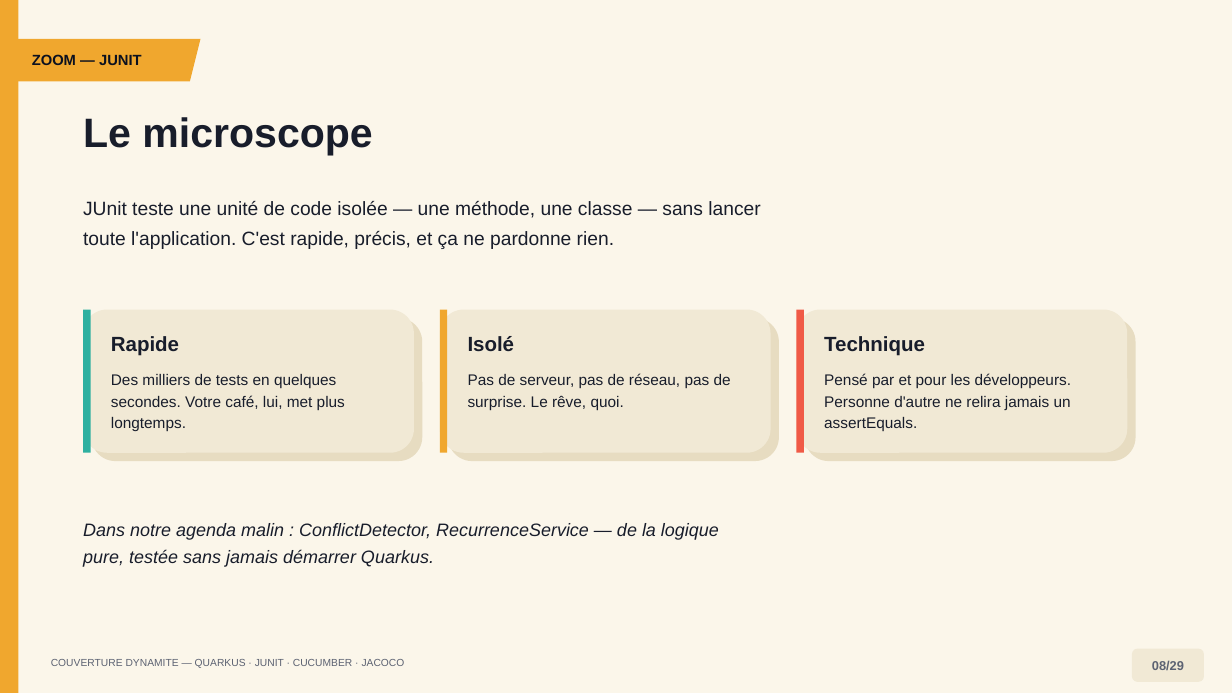
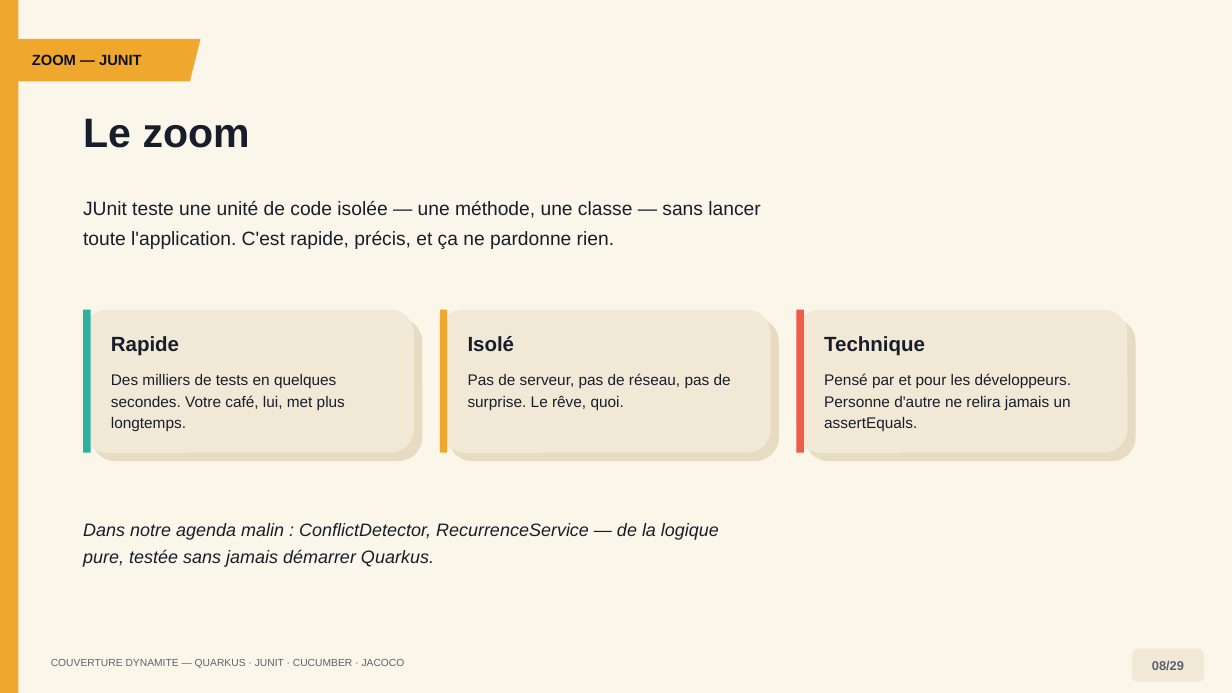
Before and after one commit to sidevconcept/couverture-junit-cucumber-jacoco, a slide deck: slide 9 of presentation/couverture-code-conference-dynamite.pptx. Drawn at 1232x693 pixels with LibreOffice and Linux fonts; fonts in the diff are those of the drawing. Boxes give left, top, right and bottom in pixels: in the first picture for what was removed or moved away, otherwise in the second. Text is boxed around its words. In the diff, an @@ line names an element or a change of style, - is before the commit and + after.

```diff
--- a/presentation/couverture-code-conference-dynamite.pptx
+++ b/presentation/couverture-code-conference-dynamite.pptx
@@ text at (x1=83, y1=118, x2=250, y2=148): text changed @@
-Le microscope
+Le zoom
```
Also in this commit, not shown: 1 other slide changed, 1 other file.
